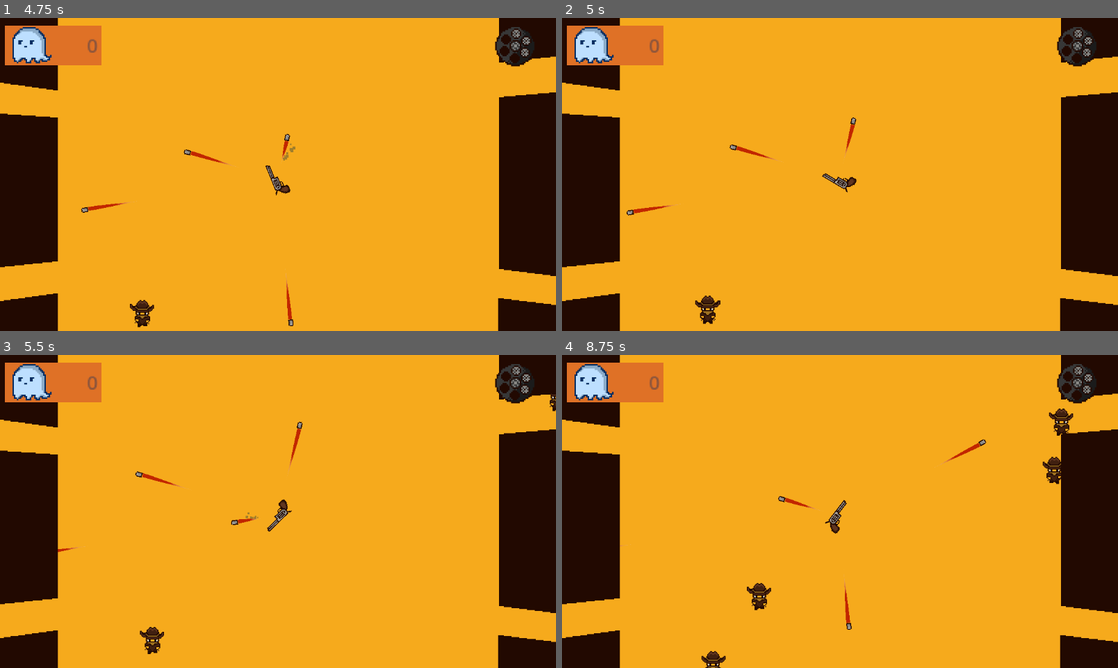
Above: before the commit, frames 1-4 (two rows, left to right).
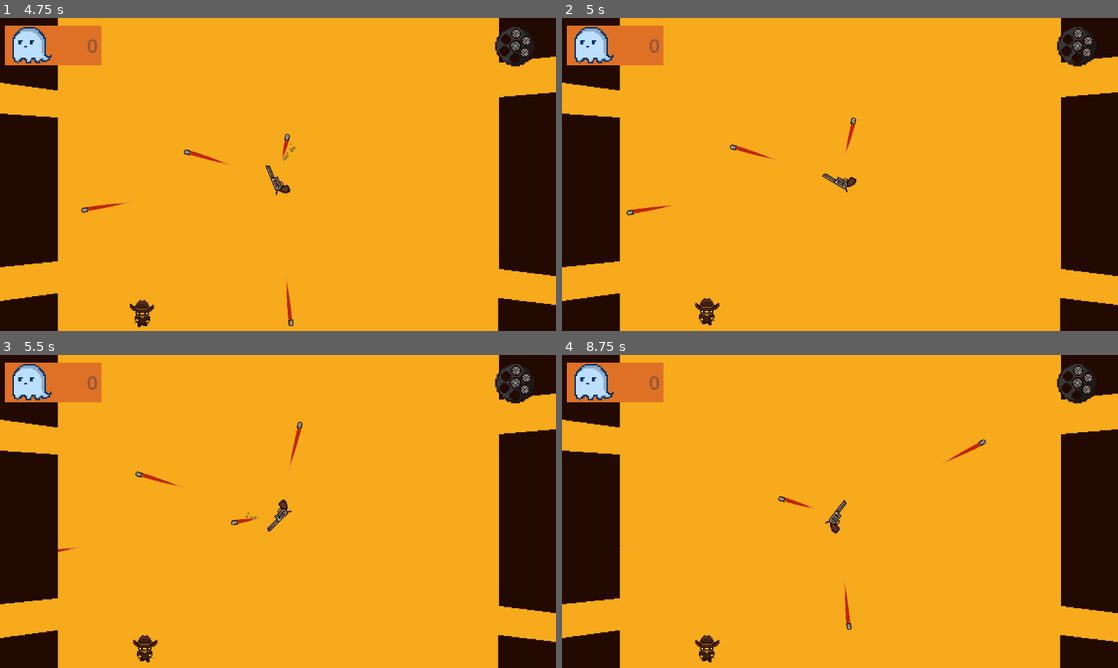
Above: after the commit, the same moments.

Repository: Guigo-dev/JuniperGameJam
Game: Godot game, scene res://Scenes/Menus/menu_inicial.tscn
The game is run twice, just before and just after one commit, with the same random seed, the same clock (stepped at 60 frames per second) and the same inputs.
Inputs (mouse positions are in pixels of both pictures, inside the frame that each line leads up to):
- Up to frame 1 (4.75 s): click (278, 196) at 0.5 s; move the mouse to (400, 158) at 1.27 s; hold Right (Direita) 1.28-2.03 s; tap Space (atirar) every 0.75 s from 1.35 to 4.35 s; click (400, 158) at 1.42 s; move the mouse to (166, 190) at 2.02 s; hold Left (Esquerda) 2.03-2.78 s; click (166, 190) at 2.17 s; move the mouse to (333, 105) at 2.77 s; hold Right (Direita) 2.78-4.28 s; click (333, 105) at 2.92 s; move the mouse to (250, 237) at 3.52 s; click (250, 237) at 3.67 s; move the mouse to (444, 221) at 4.27 s; hold Left (Esquerda) from 4.28 s (still down); click (444, 221) at 4.42 s
- Up to frame 2 (5 s): keep holding Left (Esquerda); tap Escape (Pause, bound only after the commit) at 4.9 s
- Up to frame 3 (5.5 s): keep holding Left (Esquerda); move the mouse to (111, 464) at 5.02 s; tap Space (atirar) at 5.1 s; click (111, 464) at 5.17 s
- Up to frame 4 (8.75 s): move the mouse to (867, 511) at 5.77 s; tap Space (atirar) every 0.75 s from 5.85 to 8.1 s; click (867, 511) at 5.92 s; move the mouse to (756, 433) at 6.52 s; release Left (Esquerda) at 6.53 s; hold Right (Direita) from 6.53 s (still down); click (756, 433) at 6.67 s; move the mouse to (962, 495) at 7.27 s; click (962, 495) at 7.42 s; move the mouse to (728, 527) at 8.02 s; click (728, 527) at 8.17 s

Frame 1 is identical in both runs. In frame 2, 0.2% of the frame differs, in the area x 23-29%, y 88-99%; in frame 3, 0.4%; in frame 4, 1.0%, in the area x 23-92%, y 17-100%.

Commit message:
dando merge com o sol

Diff:
--- a/Scenes/FasePrincipal/FasePrincipal.tscn
+++ b/Scenes/FasePrincipal/FasePrincipal.tscn
@@ -439,7 +439,7 @@
 
 [node name="PathFollow2D" type="PathFollow2D" parent="Path2D3" unique_id=828801030]
 position = Vector2(351, -179)
-rotation = 3.1415927
+rotation = 3.1415925
 
 [node name="AnimationPlayer" type="AnimationPlayer" parent="Path2D3/PathFollow2D" unique_id=480699026]
 libraries/ = SubResource("AnimationLibrary_jsvmo")
@@ -450,7 +450,7 @@
 
 [node name="EnemySpawner3" parent="Path2D3" unique_id=119011415 node_paths=PackedStringArray("target") instance=ExtResource("2_1lh45")]
 position = Vector2(351, -179)
-rotation = -3.1415925
+rotation = 3.1415925
 enemyScene = ExtResource("3_82kia")
 target = NodePath("../../Arma")
 
--- a/Scripts/FasePrincipal/arma.gd
+++ b/Scripts/FasePrincipal/arma.gd
@@ -19,6 +19,7 @@
 
 
 func _ready() -> void:
+	Input.mouse_mode = Input.MOUSE_MODE_HIDDEN
 	add_to_group("arma")
 	GameManager.gun_stat_changed.connect(_on_gun_stat_changed)
 	speedMultiplier = GameManager.gunStats["speed"]
--- a/Scripts/FasePrincipal/fase_principal.gd
+++ b/Scripts/FasePrincipal/fase_principal.gd
@@ -7,6 +7,7 @@
 
 
 func _ready() -> void:
+	Input.mouse_mode = Input.MOUSE_MODE_HIDDEN
 	if(GameManager.resets == 0):
 		$UI/Tutorial.visible = true
 		await get_tree().create_timer(3).timeout
--- a/Scripts/FasePrincipal/game_manager.gd
+++ b/Scripts/FasePrincipal/game_manager.gd
@@ -36,11 +36,12 @@
 
 
 func _ready() -> void:
-	process_mode = Node.PROCESS_MODE_WHEN_PAUSED
+	process_mode = Node.PROCESS_MODE_ALWAYS
 
 func _process(delta: float) -> void:
-	if(Input.is_action_pressed("reset")):
-		get_tree().change_scene_to_packed(main_menu)
+	if(Input.is_action_just_pressed("Pause")):
+		get_tree().paused = !get_tree().paused
+		Input.mouse_mode = Input.MOUSE_MODE_VISIBLE
 
 func _on_player_died():
 	get_tree().paused = true
--- a/Scripts/Menus/shop.gd
+++ b/Scripts/Menus/shop.gd
@@ -7,6 +7,8 @@
 @onready var power2 : TextureButton = $HBoxContainer/Power2
 @onready var power3 : TextureButton = $HBoxContainer/Power3
 
+func _ready() -> void:
+	Input.mouse_mode = Input.MOUSE_MODE_VISIBLE
 func _process(delta: float) -> void:
 	btn_hovered(power1)
 	btn_hovered(power2)
--- a/Scripts/Menus/upgrade_tree.gd
+++ b/Scripts/Menus/upgrade_tree.gd
@@ -2,6 +2,7 @@
 
 
 func _ready() -> void:
+	Input.mouse_mode = Input.MOUSE_MODE_VISIBLE
 	atualizar_labels()
 
 func _process(delta: float) -> void:
--- a/project.godot
+++ b/project.godot
@@ -43,14 +43,9 @@
 "events": [Object(InputEventKey,"resource_local_to_scene":false,"resource_name":"","device":0,"window_id":0,"alt_presse …(189 unchanged characters)…
 ]
 }
-reset={
+Pause={
 "deadzone": 0.2,
-"events": [Object(InputEventKey,"resource_local_to_scene":false,"resource_name":"","device":-1,"window_id":0,"alt_pressed":false,"shift_pressed":true,"ctrl_pressed":false,"meta_pressed":false,"pressed":false,"keycode":0,"physical_keycode":82,"key_label":0,"unicode":82,"location":0,"echo":false,"script":null)
-]
-}
-Xp_Tree={
-"deadzone": 0.2,
-"events": [Object(InputEventKey,"resource_local_to_scene":false,"resource_name":"","device":-1,"window_id":0,"alt_pressed":false,"shift_pressed":false,"ctrl_pressed":false,"meta_pressed":false,"pressed":false,"keycode":0,"physical_keycode":84,"key_label":0,"unicode":116,"location":0,"echo":false,"script":null)
+"events": [Object(InputEventKey,"resource_local_to_scene":false,"resource_name":"","device":-1,"window_id":0,"alt_pressed":false,"shift_pressed":false,"ctrl_pressed":false,"meta_pressed":false,"pressed":false,"keycode":0,"physical_keycode":4194305,"key_label":0,"unicode":0,"location":0,"echo":false,"script":null)
 ]
 }
 
